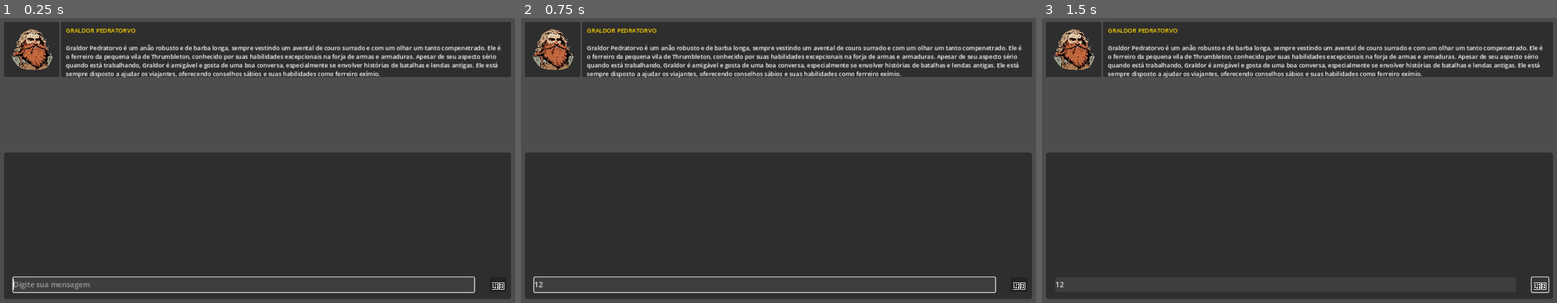
Above: before the commit, frames 1-3 (left to right).
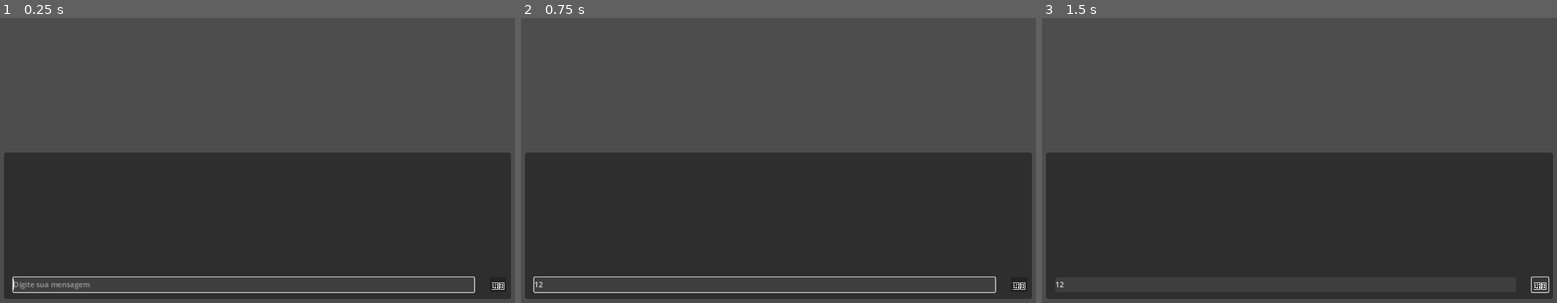
Above: after the commit, the same moments.

Repository: kelbg/serraluz
Game: Godot game, scene res://main.tscn
Same seed, same stepped clock (60 frames per second), same inputs: the game is played once before the commit and once after it. The engine's default icon, where the game draws it, is replaced by a stand-in: a white triangle on a blue panel in a dark square.
Inputs (mouse positions are in pixels of both pictures, inside the frame that each line leads up to):
- Up to frame 1 (0.25 s): no input
- Up to frame 2 (0.75 s): click (763, 285) at 0.52 s; type "12" at 0.6 s
- Up to frame 3 (1.5 s): click "🗑️" at 1.25 s

The runs differ from the first frame. In frame 1, 18% of the frame differs, in the area x 0-100%, y 1-21%; in frame 2, 18%; in frame 3, 18%.
Error before the commit: Trying to return value of type "Nil" from a function whose return type is "String". (res://GameController.gd:31)
Error after the commit: Trying to return value of type "Nil" from a function whose return type is "String". (res://GameController.gd:129)

Commit message:
feat: text streaming

Diff:
--- a/GameController.gd
+++ b/GameController.gd
@@ -3,26 +3,124 @@
 @export var char_icon: Texture2D
 
 signal message_received(char_name: String, msg: String)
+signal message_stream_started(char_name: String)
+signal message_stream_received(msg: String)
+signal message_stream_finished()
 
 var messages: Array
-var current_endpoint: Dictionary
+var endpoint: Dictionary
+var client: HTTPClient
 
 func _ready() -> void:
 	$HTTPRequest.request_completed.connect(_on_request_completed)
-	current_endpoint = setup_endpoint("OpenAI")
-	load_system_prompt("character.txt")
+	endpoint = setup_endpoint("OpenAI")
+	client = await setup_client()
+	# load_system_prompt("character.txt")
+
+func setup_client() -> HTTPClient:
+	var new_client := HTTPClient.new()
+	var error_code := new_client.connect_to_host(endpoint["base_url"])
+
+	assert(error_code == OK)
+	print("Conectando-se a '%s'..." % endpoint["base_url"])
+
+	while(new_client.get_status() == HTTPClient.STATUS_CONNECTING
+	or new_client.get_status() == HTTPClient.STATUS_RESOLVING):
+		new_client.poll()
+		await get_tree().process_frame
+
+	assert(new_client.get_status() == HTTPClient.STATUS_CONNECTED)
+	print("Conectado")
+
+	return new_client
+
+func send_request_stream(role: String, content: String, model: String) -> void:
+	messages.append({"role": role, "content": content})
+	endpoint["params"]["messages"] = messages
+	endpoint["params"]["model"] = model
+	endpoint["params"]["stream"] = true
+
+	print("Enviando requisição...")
+	var error_code := client.request(
+		HTTPClient.METHOD_POST,
+		endpoint["chat_endpoint"],
+		endpoint["headers"],
+		str(endpoint["params"])
+	)
+
+	assert(error_code == OK)
+	print("Requisição enviada. Aguardando resposta...")
+	handle_server_response()
+
+func handle_server_response() -> void:
+	while (client.get_status() == HTTPClient.STATUS_REQUESTING):
+		client.poll()
+		await get_tree().process_frame
+
+	assert(client.get_status() == HTTPClient.STATUS_BODY
+		or client.get_status() == HTTPClient.STATUS_CONNECTED)
+
+	if !client.has_response():
+		print("Não foi possível obter uma resposta.")
+		return
+
+	print("Resposta recebida. Iniciando streaming do conteúdo.")
+	stream_server_response()
+
+func stream_server_response() -> void:
+	emit_signal("message_stream_started", "ChatGPT")
+	var read_buffer := PackedByteArray()
+
+	while client.get_status() == HTTPClient.STATUS_BODY:
+		client.poll()
+		var chunk := client.read_response_body_chunk()
+		if chunk.size() == 0:
+			await get_tree().process_frame
+		else:
+			read_buffer += chunk
+			var chunk_text := chunk.get_string_from_utf8()
+			print(chunk_text)
+			emit_signal("message_stream_received", parse_chunk(chunk_text))
+
+
+	print("Bytes recebidos: ", read_buffer.size())
+	emit_signal("message_stream_finished")
+
+# Extrai o conteúdo de um chunk, que pode ter mais de um conjunto de dados (separados por \n)
+func parse_chunk(chunk_text: String) -> String:
+	var output := ""
+	var lines := chunk_text.split("\n")
+	for line in lines:
+		if !line.begins_with("data: "):
+			continue
+
+		line = line.replace("data: ", "")
+		if line == "[DONE]":
+			break
+
+		var json: Dictionary = JSON.parse_string(line)
+		if !json["choices"][0]["delta"].has("content"):
+			continue
+
+		output += json["choices"][0]["delta"]["content"]
+
+
+	return output
+
 
 func load_system_prompt(file_path: String) -> void:
 	var file: FileAccess = FileAccess.open(file_path, FileAccess.READ)
 	messages.append({"role": "system", "content": file.get_as_text()})
 
 func setup_endpoint(service: String) -> Dictionary:
+	print("Configurando endpoint para '%s'..." % service)
 	var new_endpoint: Dictionary = JSON.parse_string(FileAccess.open("endpoints.json", FileAccess.READ).get_as_text())[service]
 	new_endpoint["headers"] += [
 		"Content-Type: application/json",
 		"Authorization: Bearer %s" % get_api_key(service)
 	]
 
+	print("Endpoint configurado")
 	return new_endpoint
 
 func get_api_key(service: String) -> String:
@@ -32,14 +130,14 @@
 
 func send_request(role: String, content: String, model: String) -> void:
 	messages.append({"role": role, "content": content})
-	current_endpoint["params"]["model"] = model
-	current_endpoint["params"]["messages"] = messages
+	endpoint["params"]["messages"] = messages
+	endpoint["params"]["model"] = model
 
 	$HTTPRequest.request(
-		current_endpoint["url"],
-		current_endpoint["headers"],
+		endpoint["full_url"],
+		endpoint["headers"],
 		HTTPClient.METHOD_POST,
-		str(current_endpoint["params"])
+		str(endpoint["params"])
 	)
 
 func _on_request_completed(_result: int, _response_code: int, _headers: PackedStringArray, body: PackedByteArray) -> void:
@@ -48,9 +146,10 @@
 	emit_signal("message_received", "ChatGPT", json["choices"][0]["message"]["content"], char_icon)
 
 func _on_message_submitted(message: String) -> void:
-	send_request("user", message, "gpt-4o-mini")
+	send_request_stream("user", message, "gpt-4o-mini")
+	pass
 
 
 func _on_clear_pressed() -> void:
 	messages.clear()
-	load_system_prompt("character.txt")
+	# load_system_prompt("character.txt")
--- a/endpoints.json
+++ b/endpoints.json
@@ -1,6 +1,8 @@
 {
 	"OpenAI": {
-		"url": "https://api.openai.com/v1/chat/completions",
+		"base_url": "https://api.openai.com",
+		"chat_endpoint": "/v1/chat/completions",
+		"full_url": "https://api.openai.com/v1/chat/completions",
 		"models": [
 			"gpt-4o-mini",
 			"gpt-4o"
--- a/main.tscn
+++ b/main.tscn
@@ -105,6 +105,7 @@
 layout_mode = 2
 
 [node name="HBoxContainer" type="HBoxContainer" parent="UI"]
+visible = false
 layout_mode = 0
 offset_left = 26.0
 offset_top = 20.0
@@ -154,6 +155,9 @@
 fit_content = true
 
 [connection signal="message_received" from="GameController" to="UI/ChatPanel" method="_on_message_received"]
+[connection signal="message_stream_finished" from="GameController" to="UI/ChatPanel" method="_on_message_stream_finished"]
+[connection signal="message_stream_received" from="GameController" to="UI/ChatPanel" method="_on_message_stream_received"]
+[connection signal="message_stream_started" from="GameController" to="UI/ChatPanel" method="_on_message_stream_started"]
 [connection signal="text_submitted" from="UI/ChatPanel/Input" to="GameController" method="_on_message_submitted"]
 [connection signal="text_submitted" from="UI/ChatPanel/Input" to="UI/ChatPanel" method="_on_message_submitted"]
 [connection signal="pressed" from="UI/ChatPanel/ClearButton" to="GameController" method="_on_clear_pressed"]
--- a/scripts/ChatController.gd
+++ b/scripts/ChatController.gd
@@ -11,17 +11,20 @@
 
 @onready var scrollbar: VScrollBar = scroll_container.get_v_scroll_bar()
 
+var msg_being_streamed: Node
+
 func _ready() -> void:
 	scrollbar.changed.connect(_on_scrollbar_changed)
 	input.placeholder_text = default_placeholder_text
 	input.grab_focus()
 
-func display_message(char_name: String, msg: String, icon: Texture2D = default_char_icon) -> void:
+func display_message(char_name: String, msg: String, icon: Texture2D = default_char_icon) -> Node:
 	var new_msg: Node = message_template.instantiate()
 	new_msg.get_node("TextContainer/CharacterMessage").text = msg
 	new_msg.get_node("CharacterInfoContainer/CharacterName").text = char_name
 	new_msg.get_node("CharacterInfoContainer/CharacterIconContainer/CharacterIcon").texture = icon
 	chat_container.add_child(new_msg)
+	return new_msg
 
 # Usado quando uma msg é enviada, impedindo novas msgs de serem enviadas antes de receber uma resposta
 func toggle_input(enabled: bool) -> void:
@@ -46,6 +49,21 @@
 	display_message(char_name, msg, icon)
 	toggle_input(true)
 
+func _on_message_stream_started(char_name:String, icon:Texture2D = default_char_icon) -> void:
+	await get_tree().create_timer(0.001).timeout
+	msg_being_streamed = display_message(char_name, "", icon)
+	toggle_input(false)
+
+func _on_message_stream_received(msg:String) -> void:
+	# TODO: Configurar delay para o streaming do conteúdo
+	await get_tree().create_timer(0.001).timeout
+	msg_being_streamed.get_node("TextContainer/CharacterMessage").text += msg
+
+func _on_message_stream_finished() -> void:
+	await get_tree().create_timer(0.001).timeout
+	msg_being_streamed = null
+	toggle_input(true)
+
 # Move a barra de rolagem para o final sempre que novas mensagens forem adicionadas
 func _on_scrollbar_changed() -> void:
 	scroll_container.scroll_vertical = int(scrollbar.max_value)
